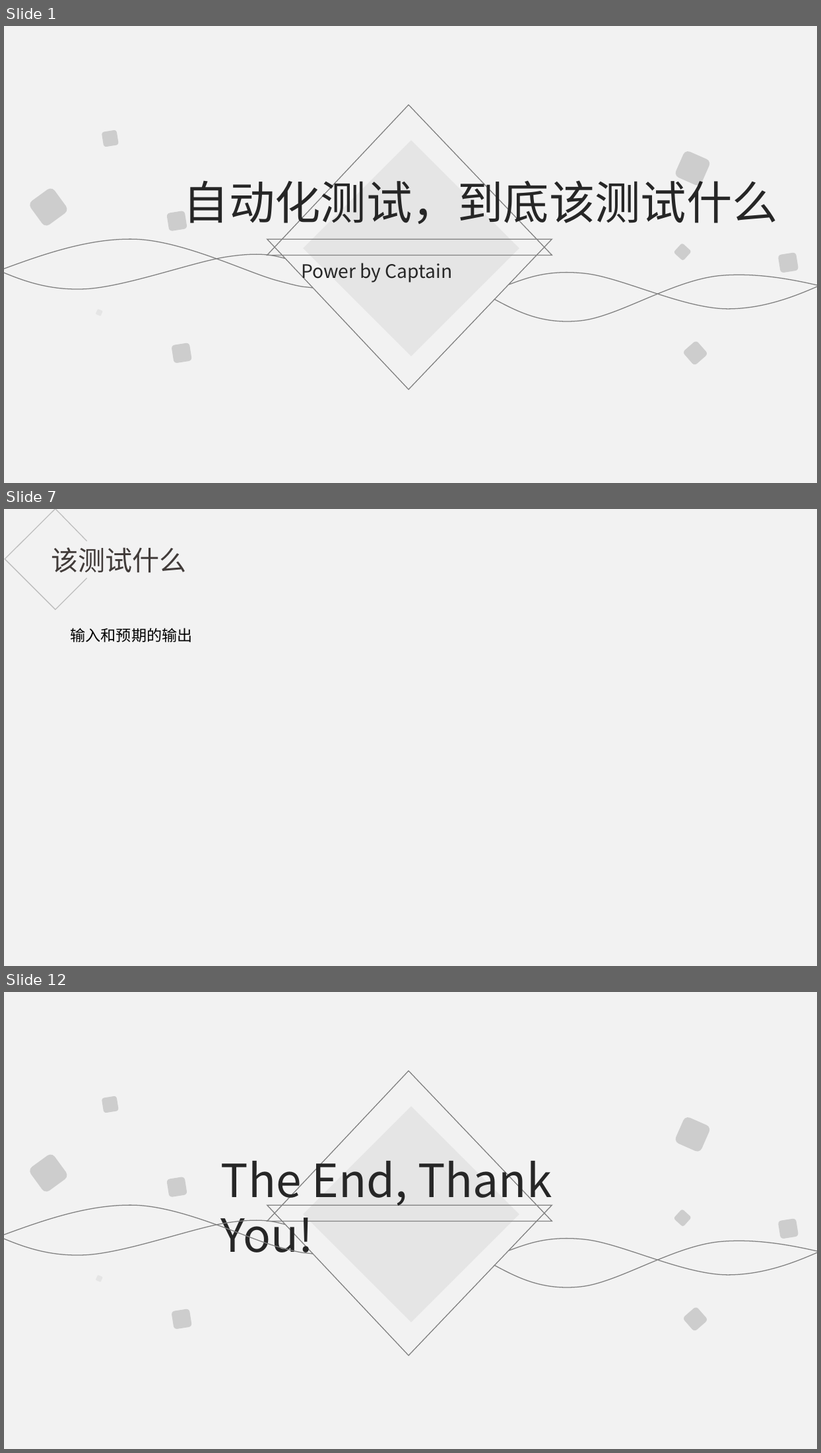
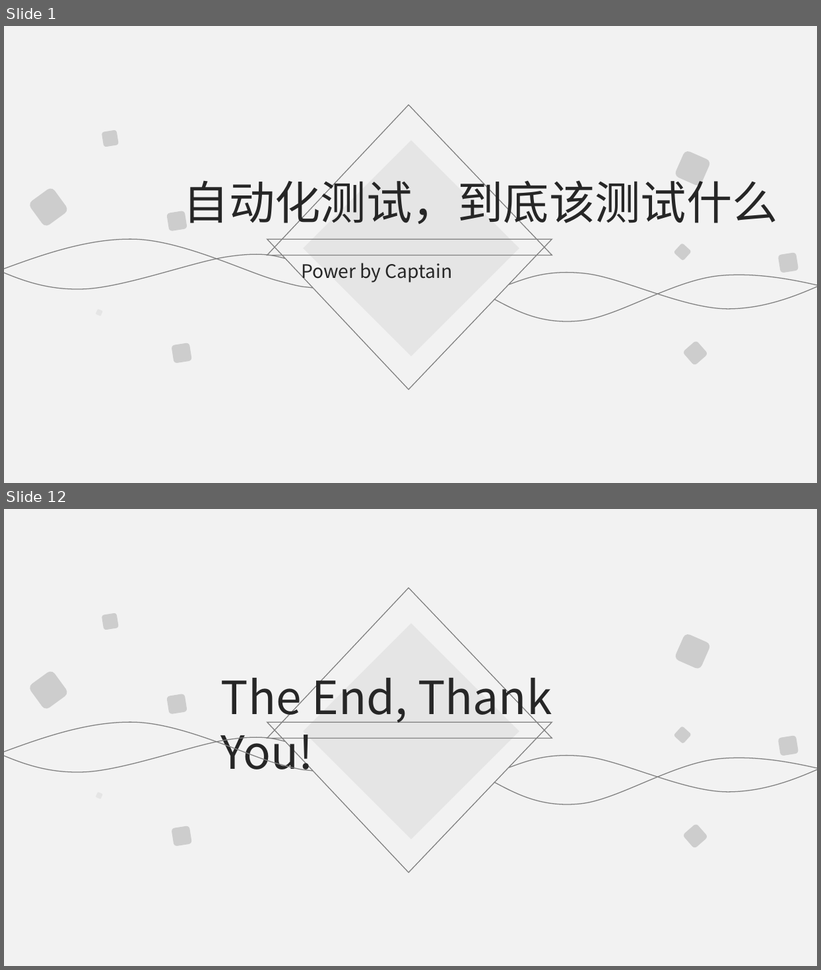
Before and after one commit to jungleguo/ReadNotes, a slide deck: 分享/自动化测试，到底该测些什么.pptx. Shown one above the other, each under a label of ours: slides 1, 7 and 12 before the commit, slides 1 and 12 after it; the slides between them are not shown. The pictures are 821x1453 and 821x970 pixels, drawn with LibreOffice and Linux fonts; fonts in the diff are those of the drawing. Boxes give left, top, right and bottom in pixels: in the first picture for what was removed or moved away, otherwise in the second. Text is boxed around its words. In the diff, an @@ line names an element or a change of style, - is before the commit and + after.

```diff
--- a/分享/自动化测试，到底该测些什么.pptx
+++ b/分享/自动化测试，到底该测些什么.pptx
@@ slide 7 removed at box(4, 509, 817, 966), background #FFFFFF; not listed: 1 template element that a slide beside it also shows @@
@@ freeform shape removed at box(5, 509, 87, 609) @@
@@ text removed at box(51, 547, 186, 573) @@
-该测试什么
@@ text removed at box(71, 628, 193, 642) @@
-输入和预期的输出
```
Also in this commit, not shown: 8 slides changed, 2 slides added, 1 other slide removed.
